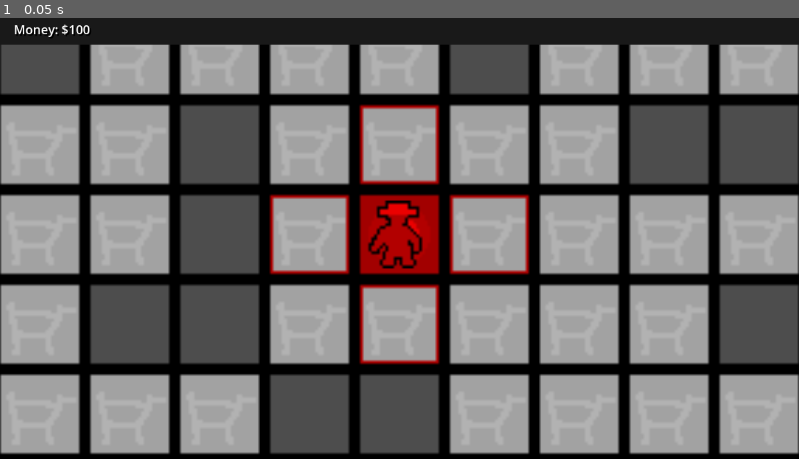
Above: before the commit, frame 1.
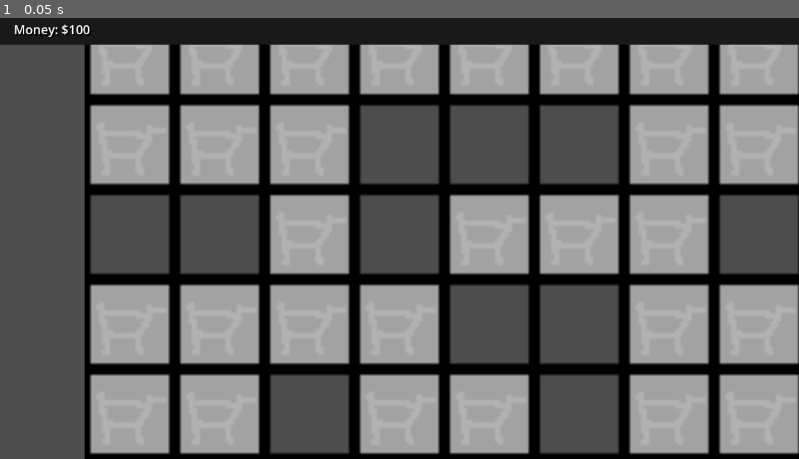
Above: after the commit, the same moment.

Repository: DATADEER/mobsters
Game: Godot game, scene res://Main.tscn
Same seed, same stepped clock (60 frames per second), same inputs: the game is played once before the commit and once after it.
Inputs:
- Up to frame 1 (0.05 s): no input

The runs differ from the first frame. In frame 1, 40% of the frame differs, in the area x 0-100%, y 5-100%.
Error after the commit: Trying to assign value of type 'CameraController.gd' to a variable of type 'DebugConsole.gd'. (res://Main.gd:334)

Commit message:
update type hints

Diff:
--- a/DebugConsole.gd
+++ b/DebugConsole.gd
@@ -338,7 +338,7 @@
 		return
 
 	# Get tile position from mouse click
-	var camera = main_node.get_node("Camera2D")
+	var camera: CameraController = main_node.get_node("Camera2D")
 	var world_pos = event.global_position
 	if camera:
 		world_pos = camera.get_global_mouse_position()
--- a/Main.gd
+++ b/Main.gd
@@ -291,7 +291,7 @@
 
 func handle_tile_left_click(screen_pos: Vector2):
 	# Convert screen position to world position using camera
-	var camera = get_node("Camera2D")
+	var camera: CameraController = get_node("Camera2D")
 	var world_pos = screen_pos
 	if camera:
 		world_pos = camera.get_global_mouse_position()
@@ -306,7 +306,7 @@
 
 func handle_tile_right_click(screen_pos: Vector2):
 	# Convert screen position to world position using camera
-	var camera = get_node("Camera2D")
+	var camera: CameraController = get_node("Camera2D")
 	var world_pos = screen_pos
 	if camera:
 		world_pos = camera.get_global_mouse_position()
@@ -331,7 +331,7 @@
 		start_store_capture(new_tile_pos)
 
 func center_camera_on_hq():
-	var camera = get_node("Camera2D")
+	var camera: CameraController = get_node("Camera2D")
 	if camera:
 		# Center camera on Player 1's HQ
 		var player1_hq_pos = get_hq_positions()[0]  # Player 1's HQ at (8, 8)
@@ -656,8 +656,8 @@
 	var current_income = get_store_income(current_level)
 	var next_income = get_store_income(current_level + 1)
 
-	var info_label = upgrade_ui_panel.get_node("InfoLabel")
-	var upgrade_button = upgrade_ui_panel.get_node("UpgradeButton")
+	var info_label: Label = upgrade_ui_panel.get_node("InfoLabel")
+	var upgrade_button: Button = upgrade_ui_panel.get_node("UpgradeButton")
 
 	if current_level >= MAX_UPGRADE_LEVEL:
 		info_label.text = "Store Level: " + str(current_level) + " (MAX)\nIncome: $" + str(current_income) + " per cycle\n\nThis store is fully upgraded!"
